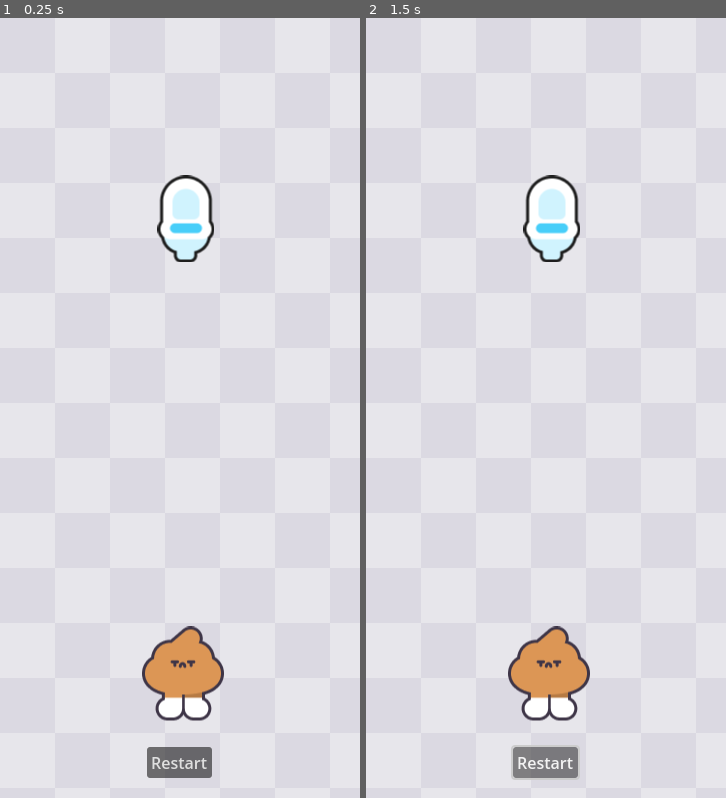
Above: before the commit, frames 1-2 (left to right).
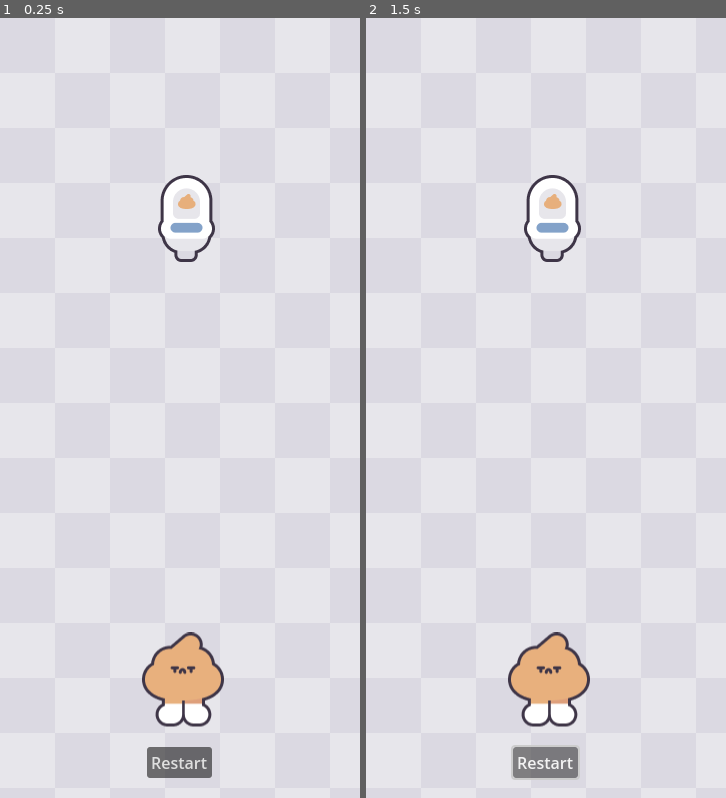
Above: after the commit, the same moments.

Repository: rIIh/peppo-run
Game: Godot game, scene res://scenes/root.tscn
Same seed, same stepped clock (60 frames per second), same inputs: the game is played once before the commit and once after it.
Inputs:
- Up to frame 1 (0.25 s): no input
- Up to frame 2 (1.5 s): click "Restart" at 0.5 s; click "Restart" at 1.25 s

The runs differ from the first frame. In frame 1, 2.5% of the frame differs, in the area x 39-63%, y 20-91%; in frame 2, 2.5%.

Commit message:
feat: add poop styles

Diff:
--- /dev/null
+++ b/assets/poops/purple/poop__walking.tres
@@ -0,0 +1,9 @@
+[gd_resource type="AnimatedTexture" load_steps=2 format=3 uid="uid://ter8lydc8wbj"]
+
+[ext_resource type="Texture2D" uid="uid://cawmxw7tkikb" path="res://assets/poops/purple/poop__walking.png" id="1_dgu00"]
+
+[resource]
+frames = 2
+frame_0/texture = ExtResource("1_dgu00")
+frame_1/texture = ExtResource("1_dgu00")
+frame_1/duration = 1.0
--- a/prefabs/poop.tscn
+++ b/prefabs/poop.tscn
@@ -1,7 +1,8 @@
-[gd_scene load_steps=8 format=3 uid="uid://cdxd7ajqqv4vb"]
+[gd_scene load_steps=9 format=3 uid="uid://cdxd7ajqqv4vb"]
 
 [ext_resource type="Script" path="res://scripts/poop.gd" id="1_wa74g"]
-[ext_resource type="Texture2D" uid="uid://cpcc6ycy5a7yx" path="res://assets/poops/orange/poop__sitting.png" id="2_epbf6"]
+[ext_resource type="Script" path="res://scripts/poop/poop_style_changer.gd" id="2_s4xoi"]
+[ext_resource type="Resource" uid="uid://bxmo20wqjared" path="res://resources/poops/orange.tres" id="3_qtnn3"]
 [ext_resource type="Texture2D" uid="uid://g70ye0uqqmgi" path="res://assets/poops/orange/poop__waiting.png" id="3_tc0yr"]
 [ext_resource type="Script" path="res://scripts/draw_path.gd" id="4_qmamc"]
 
@@ -30,8 +31,13 @@
 collision_layer = 3
 input_pickable = true
 script = ExtResource("1_wa74g")
-sitting_sprite = ExtResource("2_epbf6")
-waiting_sprite = ExtResource("3_tc0yr")
+
+[node name="poop_sprite_changer" type="Node" parent="." node_paths=PackedStringArray("poop", "sprite", "line_renderer")]
+script = ExtResource("2_s4xoi")
+style = ExtResource("3_qtnn3")
+poop = NodePath("..")
+sprite = NodePath("../poop_sprite")
+line_renderer = NodePath("../static/trajectory_renderer")
 
 [node name="static" type="Node" parent="."]
 
@@ -42,7 +48,7 @@
 
 [node name="trajectory_renderer" type="Line2D" parent="static"]
 width = 6.0
-default_color = Color(0.956863, 0.741176, 0.321569, 1)
+default_color = Color(0.90625, 0.6875, 0.488281, 1)
 begin_cap_mode = 2
 end_cap_mode = 2
 
@@ -62,5 +68,5 @@
 [node name="poop_sprite" type="Sprite2D" parent="."]
 z_index = 1
 texture_filter = 6
-position = Vector2(0, -48)
+position = Vector2(0, -42)
 texture = ExtResource("3_tc0yr")
--- a/prefabs/toilet.tscn
+++ b/prefabs/toilet.tscn
@@ -1,13 +1,13 @@
-[gd_scene load_steps=4 format=3 uid="uid://ccmuavexb6dbw"]
+[gd_scene load_steps=5 format=3 uid="uid://ccmuavexb6dbw"]
 
 [ext_resource type="Script" path="res://scripts/toilet.gd" id="1_4juv6"]
 [ext_resource type="Texture2D" uid="uid://fx5yflj8ayyr" path="res://assets/toilet.png" id="2_d7l5e"]
+[ext_resource type="Texture2D" uid="uid://q8n5740hbcf8" path="res://assets/toilet_tag.png" id="3_q5gbr"]
 
 [sub_resource type="RectangleShape2D" id="RectangleShape2D_1cokc"]
 size = Vector2(58, 52)
 
 [node name="toilet_body" type="StaticBody2D"]
-position = Vector2(292, 193)
 collision_layer = 3
 input_pickable = true
 script = ExtResource("1_4juv6")
@@ -19,3 +19,7 @@
 [node name="toilet_collider" type="CollisionShape2D" parent="."]
 position = Vector2(0, -16)
 shape = SubResource("RectangleShape2D_1cokc")
+
+[node name="toilet_tag" type="Sprite2D" parent="."]
+position = Vector2(1, -51)
+texture = ExtResource("3_q5gbr")
--- /dev/null
+++ b/resources/poops/orange.tres
@@ -0,0 +1,13 @@
+[gd_resource type="Resource" script_class="PoopStyle" load_steps=5 format=3 uid="uid://bxmo20wqjared"]
+
+[ext_resource type="Script" path="res://scripts/poop/poop_style.gd" id="1_fwsc2"]
+[ext_resource type="Texture2D" uid="uid://cpcc6ycy5a7yx" path="res://assets/poops/orange/poop__sitting.png" id="2_0cd8l"]
+[ext_resource type="Texture2D" uid="uid://g70ye0uqqmgi" path="res://assets/poops/orange/poop__waiting.png" id="3_req1h"]
+[ext_resource type="Texture2D" uid="uid://bbh1ldeawxhoq" path="res://assets/poops/orange/poop__walking.png" id="4_hq06t"]
+
+[resource]
+script = ExtResource("1_fwsc2")
+line_color = Color(0.90625, 0.6875, 0.488281, 1)
+waiting = ExtResource("3_req1h")
+walking = ExtResource("4_hq06t")
+sitting = ExtResource("2_0cd8l")
--- /dev/null
+++ b/resources/poops/purple.tres
@@ -0,0 +1,13 @@
+[gd_resource type="Resource" script_class="PoopStyle" load_steps=5 format=3 uid="uid://hj87240wohe6"]
+
+[ext_resource type="Script" path="res://scripts/poop/poop_style.gd" id="1_5rfa0"]
+[ext_resource type="Texture2D" uid="uid://c4ewwxwcmk18r" path="res://assets/poops/purple/poop__sitting.png" id="2_3jyr3"]
+[ext_resource type="Texture2D" uid="uid://ccuxjf2t2lai2" path="res://assets/poops/purple/poop__waiting.png" id="3_78s6v"]
+[ext_resource type="Texture2D" uid="uid://cawmxw7tkikb" path="res://assets/poops/purple/poop__walking.png" id="4_d6w8s"]
+
+[resource]
+script = ExtResource("1_5rfa0")
+line_color = Color(0.431373, 0.32549, 0.368627, 1)
+waiting = ExtResource("3_78s6v")
+walking = ExtResource("4_d6w8s")
+sitting = ExtResource("2_3jyr3")
--- a/scenes/levels/02.tscn
+++ b/scenes/levels/02.tscn
@@ -1,10 +1,9 @@
-[gd_scene load_steps=6 format=3 uid="uid://brvds4qm8qmmj"]
+[gd_scene load_steps=5 format=3 uid="uid://brvds4qm8qmmj"]
 
 [ext_resource type="Script" path="res://scripts/game_mode.gd" id="1_6gtyl"]
 [ext_resource type="PackedScene" uid="uid://cdxd7ajqqv4vb" path="res://prefabs/poop.tscn" id="2_4vh40"]
+[ext_resource type="Resource" uid="uid://hj87240wohe6" path="res://resources/poops/purple.tres" id="3_4t4wt"]
 [ext_resource type="PackedScene" uid="uid://ccmuavexb6dbw" path="res://prefabs/toilet.tscn" id="3_8386j"]
-[ext_resource type="Texture2D" uid="uid://c4ewwxwcmk18r" path="res://assets/poops/purple/poop__sitting.png" id="3_kcio2"]
-[ext_resource type="Texture2D" uid="uid://ccuxjf2t2lai2" path="res://assets/poops/purple/poop__waiting.png" id="4_jush8"]
 
 [node name="level" type="Node"]
 script = ExtResource("1_6gtyl")
@@ -16,10 +15,8 @@
 [node name="poop2" parent="." instance=ExtResource("2_4vh40")]
 position = Vector2(289, 709)
 tag = "purple"
-color = Color(0.429688, 0.324219, 0.367188, 1)
 speed = 300.0
-sitting_sprite = ExtResource("3_kcio2")
-waiting_sprite = ExtResource("4_jush8")
+style = ExtResource("3_4t4wt")
 
 [node name="toilet" parent="." instance=ExtResource("3_8386j")]
 position = Vector2(79, 232)
@@ -27,3 +24,4 @@
 [node name="toilet2" parent="." instance=ExtResource("3_8386j")]
 position = Vector2(291, 228)
 tag = "purple"
+poop_style = ExtResource("3_4t4wt")
--- a/scenes/levels/03.tscn
+++ b/scenes/levels/03.tscn
@@ -1,9 +1,8 @@
-[gd_scene load_steps=6 format=3 uid="uid://cts380lmkc2ie"]
+[gd_scene load_steps=5 format=3 uid="uid://cts380lmkc2ie"]
 
 [ext_resource type="Script" path="res://scripts/game_mode.gd" id="1_2d4o7"]
 [ext_resource type="PackedScene" uid="uid://cdxd7ajqqv4vb" path="res://prefabs/poop.tscn" id="2_uk7vo"]
-[ext_resource type="Texture2D" uid="uid://c4ewwxwcmk18r" path="res://assets/poops/purple/poop__sitting.png" id="3_3hi6l"]
-[ext_resource type="Texture2D" uid="uid://ccuxjf2t2lai2" path="res://assets/poops/purple/poop__waiting.png" id="4_5u14i"]
+[ext_resource type="Resource" uid="uid://hj87240wohe6" path="res://resources/poops/purple.tres" id="3_1mkb6"]
 [ext_resource type="PackedScene" uid="uid://ccmuavexb6dbw" path="res://prefabs/toilet.tscn" id="5_ijq24"]
 
 [node name="level" type="Node"]
@@ -20,10 +19,8 @@
 [node name="poop2" parent="." instance=ExtResource("2_uk7vo")]
 position = Vector2(289, 709)
 tag = "purple"
-color = Color(0.429688, 0.324219, 0.367188, 1)
 speed = 300.0
-sitting_sprite = ExtResource("3_3hi6l")
-waiting_sprite = ExtResource("4_5u14i")
+style = ExtResource("3_1mkb6")
 
 [node name="toilet" parent="." instance=ExtResource("5_ijq24")]
 position = Vector2(79, 232)
@@ -34,3 +31,4 @@
 [node name="toilet2" parent="." instance=ExtResource("5_ijq24")]
 position = Vector2(291, 228)
 tag = "purple"
+poop_style = ExtResource("3_1mkb6")
--- a/scripts/game_mode.gd
+++ b/scripts/game_mode.gd
@@ -18,13 +18,16 @@
 
 var _assignments: Dictionary = {}
 
-var _state: State = State.drawing
+var _state: State = State.drawing :
+	set(value):
+		if (_state != value):
+			state_changed.emit(value)
+		_state = value
 var state: State :
 	get: return _state
 
 
 signal state_changed(state: State)
-
 
 func _ready():
 	for child in get_children():
@@ -70,7 +73,6 @@
 	add_child(smoke)
 
 func _update_state():
-	var prev_state = self.state
 	match(state):
 		State.drawing:
 			if _assignments.size() == toilets.size():
@@ -83,7 +85,3 @@
 				_state = State.failed
 			elif sitted_poops.size() == toilets.size():
 				_state = State.success
-
-
-	if prev_state != state:
-		state_changed.emit(_state)
--- a/scripts/level_loader.gd
+++ b/scripts/level_loader.gd
@@ -37,6 +37,7 @@
 	add_child(_instantiated_scene_node)
 	continue_button.visible = false
 
+
 func go_to_next_level():
 	assert(level_group.has_next_level(index))
 	_index += 1
--- a/scripts/poop.gd
+++ b/scripts/poop.gd
@@ -1,4 +1,3 @@
-@tool
 extends CharacterBody2D
 
 class_name Poop
@@ -22,42 +21,28 @@
 var tag: String = "orange"
 
 @export
-var color: Color = Color("f4bd52")
-
-@export
 var speed: float = 100
 
 @export
-var sitting_sprite: Texture2D
-
-@export
-var waiting_sprite: Texture2D
+var style: PoopStyle = preload("res://resources/poops/orange.tres")
 
 var _index = 0
 var _points: Array[Vector2]
 
-var _state: State = State.waiting
+var _state: State = State.waiting :
+	set(value):
+		if _state != value:
+			state_changed.emit(value)
+		_state = value
 var state: State :
 	get: return _state
 
 
-func _ready():
-	if waiting_sprite and state == State.waiting:
-		$poop_sprite.texture = waiting_sprite
+signal state_changed(state: State)
+signal sit_tween_completed
 
-	if color:
-		$static/trajectory_renderer.default_color = color
 
 func _process(delta):
-	if Engine.is_editor_hint():
-		if color:
-			$static/trajectory_renderer.default_color = color
-		if waiting_sprite:
-			$poop_sprite.texture = waiting_sprite
-
-	if Engine.is_editor_hint():
-		return
-
 	if _points and state == State.walking:
 		if (_index >= _points.size()): return
 
@@ -97,8 +82,8 @@
 	_sit_tween.tween_method(func(v): self.translate(v - self.position), self.position, toilet.position, .5)
 	_sit_tween.tween_callback(
 		func():
-			$poop_sprite.texture = sitting_sprite
 			game_mode.report_sitted(self)
+			sit_tween_completed.emit()
 	)
 
 var _fight_tween: Tween
--- /dev/null
+++ b/scripts/poop/poop_style.gd
@@ -0,0 +1,15 @@
+extends Resource
+
+class_name PoopStyle
+
+@export
+var line_color: Color = Color.WHITE
+
+@export
+var waiting: Texture2D
+
+@export
+var walking: Texture2D
+
+@export
+var sitting: Texture2D
--- /dev/null
+++ b/scripts/poop/poop_style_changer.gd
@@ -0,0 +1,61 @@
+@tool
+extends Node
+
+class_name PoopStyleChanger
+
+@export
+var style: PoopStyle
+
+@export
+var poop: Poop
+
+@export
+var sprite: Sprite2D
+
+@export
+var line_renderer: Line2D
+
+
+func _ready():
+	_setup()
+	_update_nodes()
+
+	if not Engine.is_editor_hint():
+		if poop:
+			poop.state_changed.connect(_handle_state_change)
+
+
+func _setup():
+	if not poop:
+		var parent = get_parent()
+		if parent is Poop:
+			poop = parent
+
+	if not style or (poop and style != poop.style):
+		style = poop.style if poop else preload("res://resources/poops/orange.tres")
+
+
+func _update_nodes():
+	if style:
+		if sprite and sprite.texture != style.waiting:
+			sprite.texture = style.waiting
+		if line_renderer and line_renderer.default_color != style.line_color:
+			line_renderer.default_color = style.line_color
+
+func _process(delta):
+	if Engine.is_editor_hint():
+		_setup()
+		_update_nodes()
+
+
+func _handle_state_change(state: Poop.State):
+	if sprite and style:
+		match(state):
+			Poop.State.waiting:
+				sprite.texture = style.waiting
+			Poop.State.walking:
+				sprite.texture = style.walking
+			Poop.State.sitting:
+				await poop.sit_tween_completed
+				if (poop.state == Poop.State.sitting):
+					sprite.texture = style.sitting
--- a/scripts/toilet.gd
+++ b/scripts/toilet.gd
@@ -1,9 +1,13 @@
+@tool
 extends StaticBody2D
 
 class_name Toilet
 
 @export
 var tag: String = "orange"
+
+@export
+var poop_style: PoopStyle = preload("res://resources/poops/orange.tres")
 
 var _is_hovered := false
 
@@ -13,8 +17,34 @@
 
 
 func _ready():
-	mouse_entered.connect(_handle_mouse_enter)
-	mouse_exited.connect(_handle_mouse_exit)
+	_setup()
+	_update_nodes()
+
+	if not Engine.is_editor_hint():
+		mouse_entered.connect(_handle_mouse_enter)
+		mouse_exited.connect(_handle_mouse_exit)
+
+
+func _process(delta):
+	if Engine.is_editor_hint():
+		_update_nodes()
+
+
+
+func _setup():
+	if not poop_style:
+		poop_style = preload("res://resources/poops/orange.tres")
+
+
+func _update_nodes():
+	if poop_style:
+		if not $toilet_tag.visible:
+			$toilet_tag.visible = true
+		if $toilet_tag.self_modulate != poop_style.line_color:
+			$toilet_tag.self_modulate = poop_style.line_color
+	else:
+		if $toilet_tag.visible:
+			$toilet_tag.visible = false
 
 
 func _handle_mouse_enter():
Binary file changed: assets/poops/orange/poop__sitting.png
Binary file changed: assets/poops/orange/poop__waiting.png
Binary file added: assets/poops/orange/poop__walking.png
Not shown, added: assets/poops/orange/poop__walking.png.import
Binary file changed: assets/poops/purple/poop__sitting.png
Binary file changed: assets/poops/purple/poop__waiting.png
Binary file added: assets/poops/purple/poop__walking.png
Not shown, added: assets/poops/purple/poop__walking.png.import
Binary file changed: assets/toilet.png
Binary file added: assets/toilet_tag.png
Not shown, added: assets/toilet_tag.png.import
Not shown, added: export_presets.cfg
